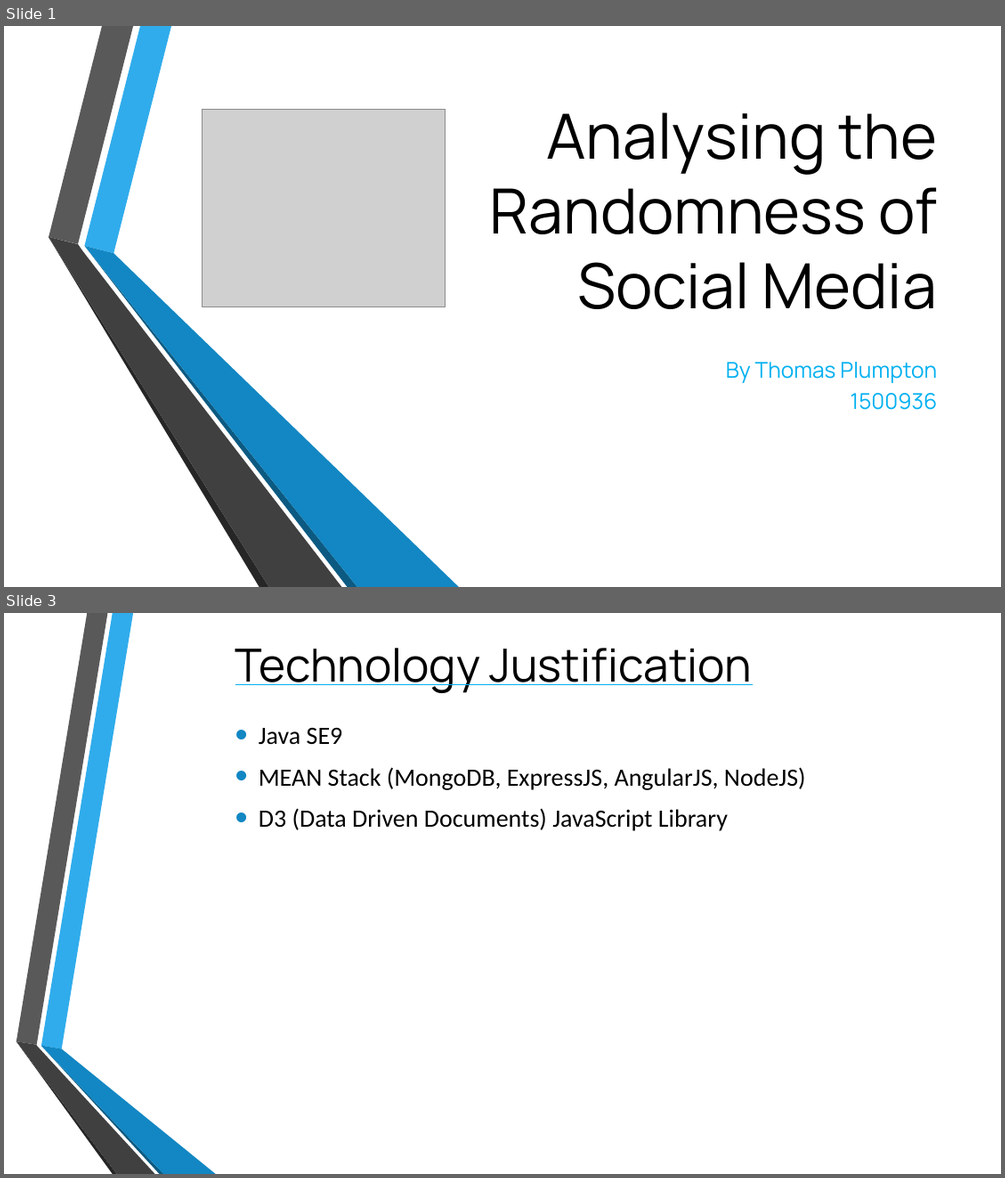
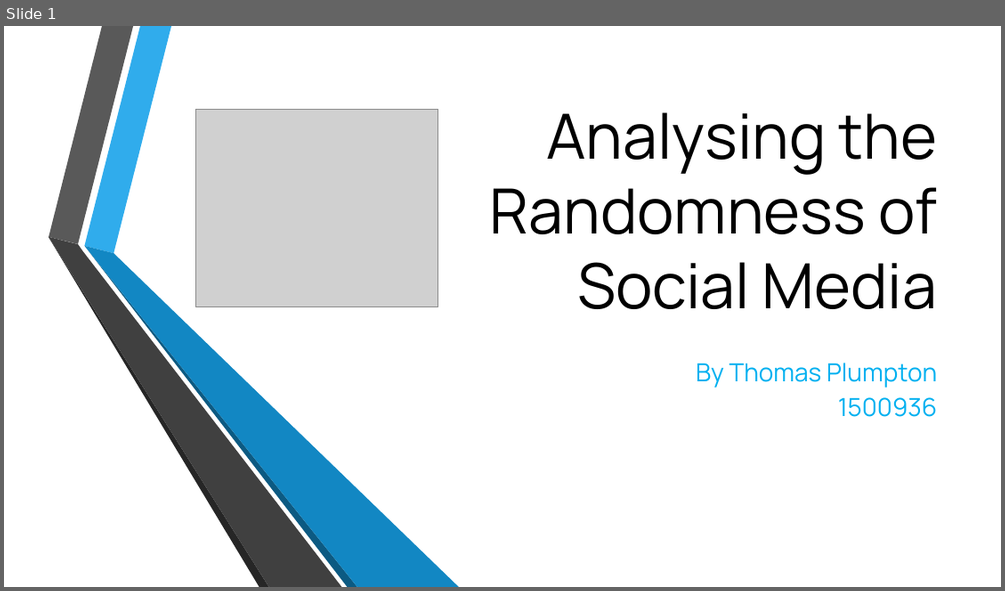
Before and after one commit to TomPlum/major-project, a slide deck: NodeJS/public/ppt/viva.pptx. Shown one above the other, each under a label of ours: slides 1 and 3 before the commit, slide 1 after it; the slides between them are not shown. The pictures are 1005x1178 and 1005x591 pixels, drawn with LibreOffice and Linux fonts; fonts in the diff are those of the drawing; grey boxes stand for pictures; background and template pictures are left out. Boxes give left, top, right and bottom in pixels: in the first picture for what was removed or moved away, otherwise in the second. Text is boxed around its words. In the diff, an @@ line names an element or a change of style, - is before the commit and + after.

```diff
--- a/NodeJS/public/ppt/viva.pptx
+++ b/NodeJS/public/ppt/viva.pptx
@@ slide 3 removed at (x1=4, y1=613, x2=1001, y2=1174), background picture (left out) @@
@@ title removed at (x1=235, y1=648, x2=752, y2=693) @@
-Technology Justification
@@ text removed at (x1=259, y1=728, x2=806, y2=831) @@
-• Java SE9
-• MEAN Stack (MongoDB, ExpressJS, AngularJS, NodeJS)
-• D3 (Data Driven Documents) JavaScript Library
@@ group removed at (x1=16, y1=613, x2=216, y2=1174): 6 freeform shapes @@
@@ slide 1 changed as well @@
@@ picture moved from (x1=202, y1=110, x2=445, y2=306) to (x1=195, y1=110, x2=438, y2=306) @@
@@ subtitle "By Thomas Plumpton" at (x1=696, y1=362, x2=937, y2=417): size 21 to 24 pt @@
```
Also in this commit, not shown: 7 other slides changed, 10 slides added, 4 other slides removed.
